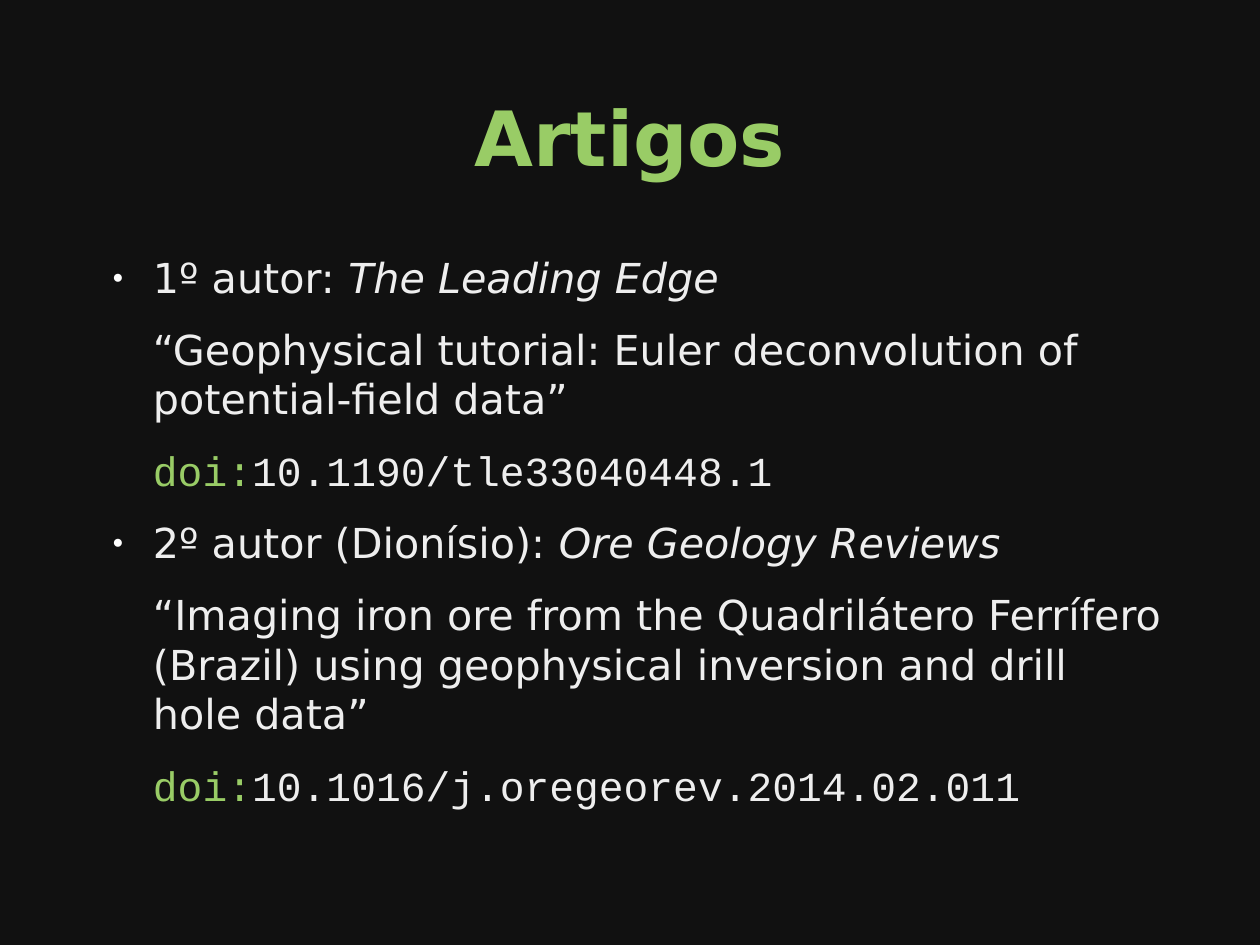
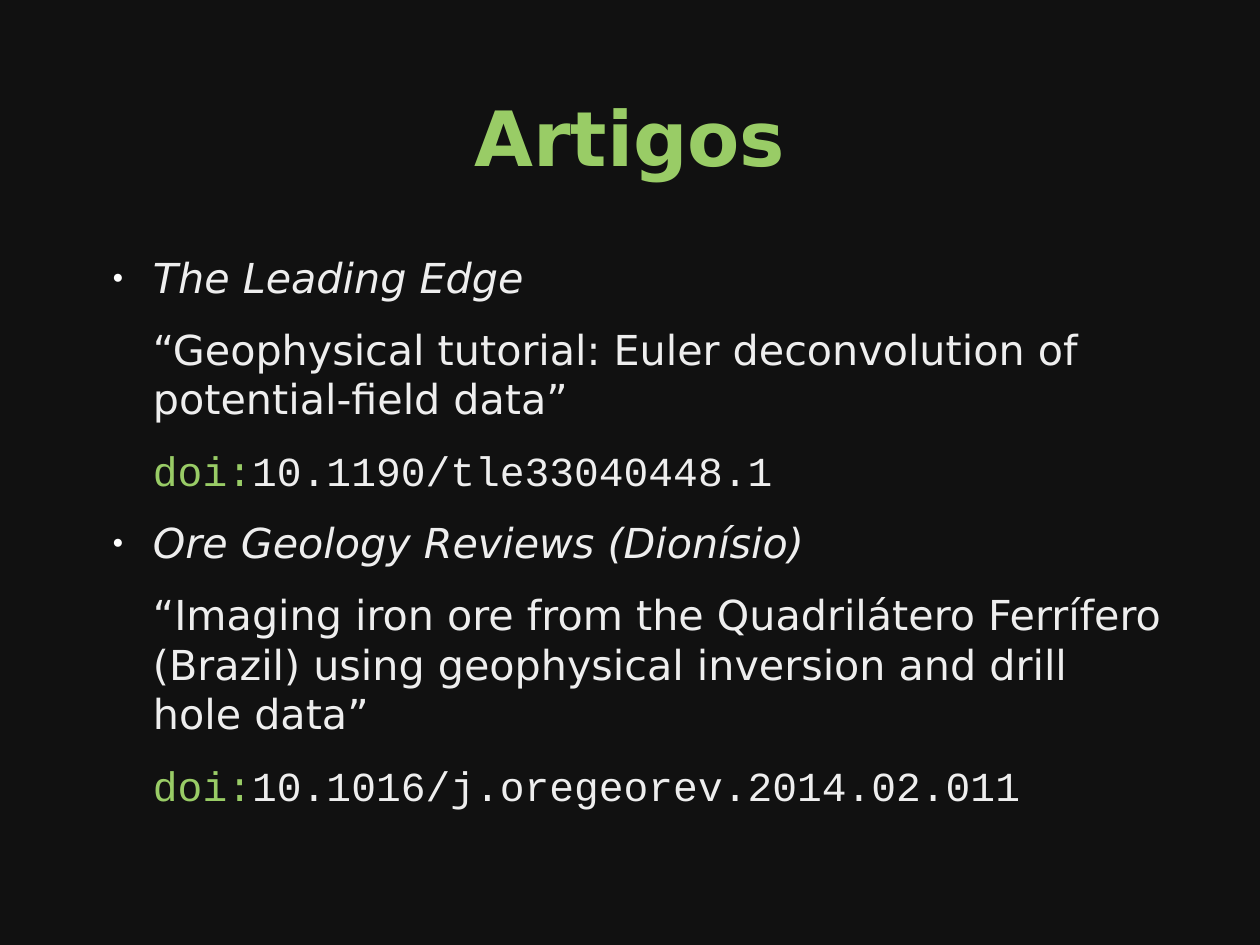
Before and after one commit to leouieda/seminario-on-2014, a slide deck: slide 61 of slides.odp (slide 51 before the commit). Drawn at 1260x945 pixels with LibreOffice and Linux fonts; fonts in the diff are those of the drawing. Boxes give left, top, right and bottom in pixels: in the first picture for what was removed or moved away, otherwise in the second. Text is boxed around its words. In the diff, an @@ line names an element or a change of style, - is before the commit and + after.

```diff
--- a/slides.odp
+++ b/slides.odp
@@ text at [153, 261, 524, 302]: text changed @@
-● 1º autor: The Leading Edge
+● The Leading Edge
@@ text at [153, 525, 804, 567]: text changed; italic on @@
-● 2º autor (Dionísio): Ore Geology Reviews
+● Ore Geology Reviews (Dionísio)
```
Also in this commit, not shown: 17 other slides changed, 14 slides added, 4 slides removed, 2 other files.
